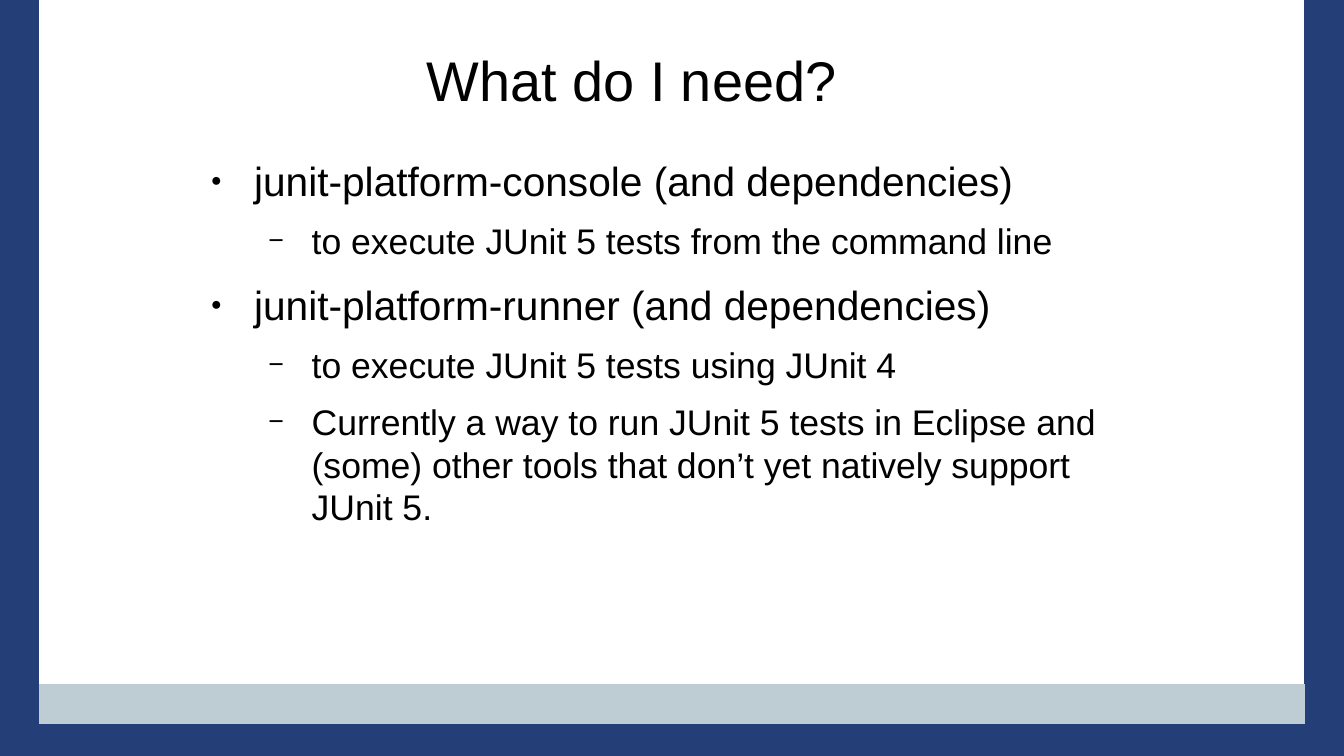
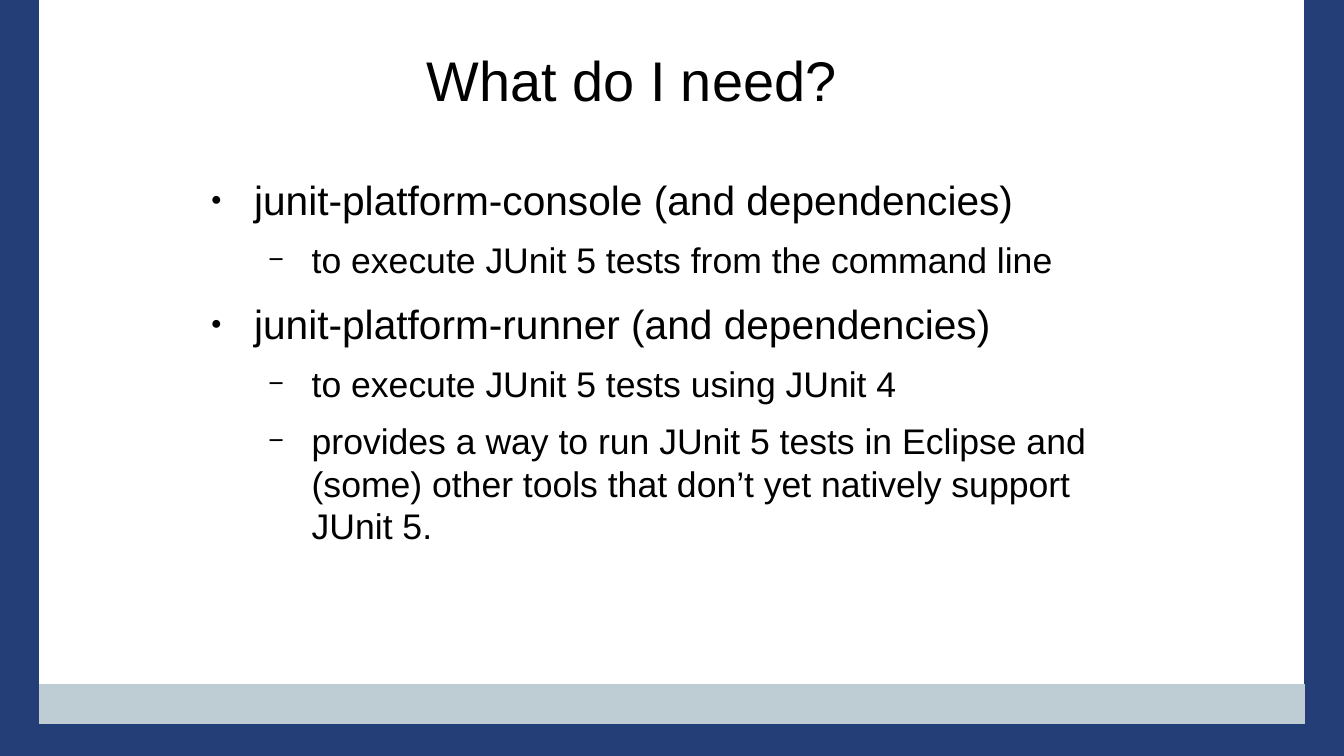
Before and after one commit to PennState/junit5-presentation, a slide deck: slide 9 of src/site/presentation/Junit5_Presentation_JavaOne_2016.odp (slide 7 before the commit). Drawn at 1344x756 pixels with LibreOffice and Linux fonts; fonts in the diff are those of the drawing; background and template pictures are left out. Boxes give left, top, right and bottom in pixels: in the first picture for what was removed or moved away, otherwise in the second. Text is boxed around its words. In the diff, an @@ line names an element or a change of style, - is before the commit and + after.

```diff
--- a/src/site/presentation/Junit5_Presentation_JavaOne_2016.odp
+++ b/src/site/presentation/Junit5_Presentation_JavaOne_2016.odp
@@ text "junit-platform-console (and dependencies)": place and size @@
-text "junit-platform-console (and dependencies)" at (254,166,1095,521)
+text "junit-platform-console (and dependencies)" at (254,185,1085,540)
@@ text at (312,428,1085,540): text changed @@
-  − Currently a way to run JUnit 5 tests in Eclipse and (some) other tools that don’t yet natively support JUnit 5.
+  − provides a way to run JUnit 5 tests in Eclipse and (some) other tools that don’t yet natively support JUnit 5.
```
Also in this commit, not shown: 46 other slides changed, 18 slides added, 8 slides removed.
